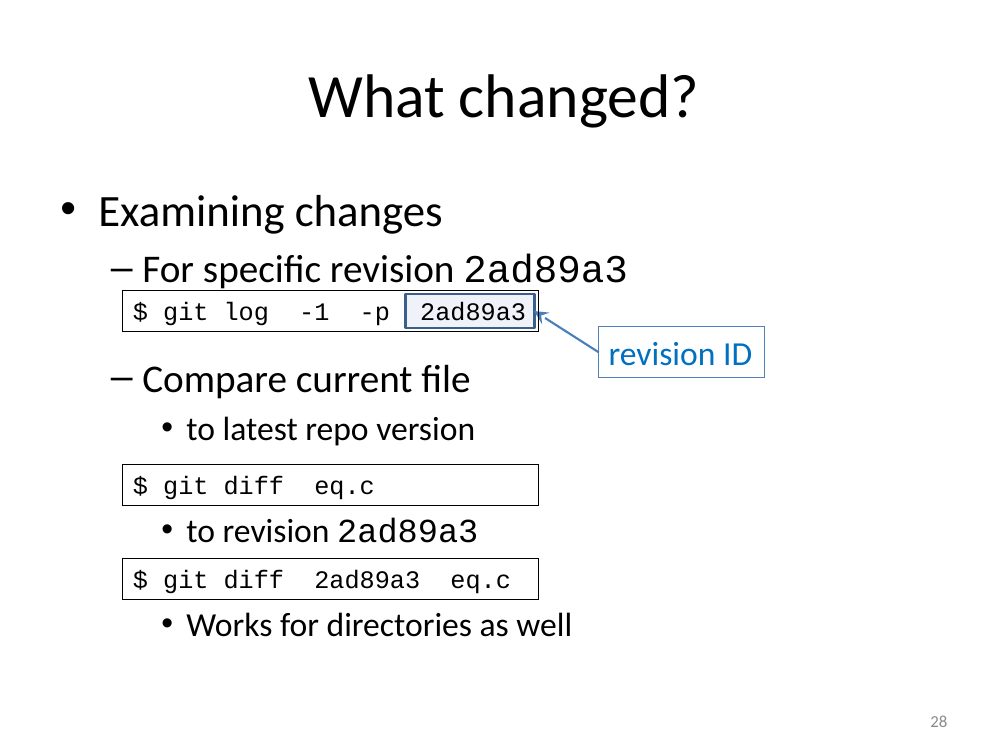
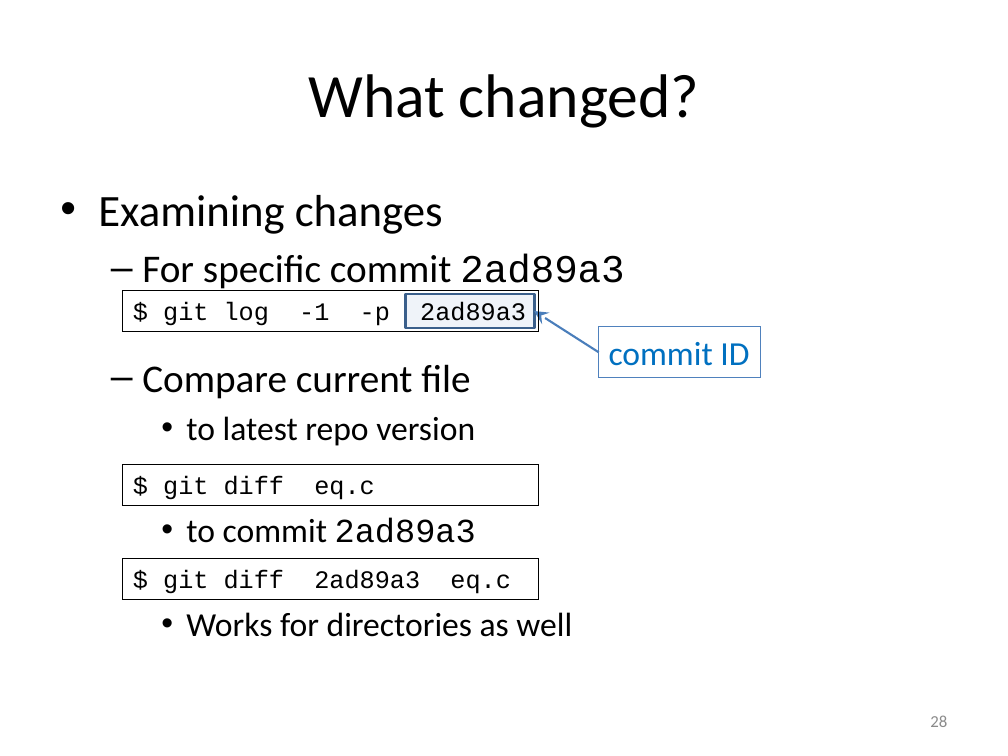
Before and after one commit to gjbex/Version-control-with-git, a slide deck: slide 28 of version_control_git.pptx. Drawn at 1008x756 pixels with LibreOffice and Linux fonts; fonts in the diff are those of the drawing. Boxes give left, top, right and bottom in pixels: in the first picture for what was removed or moved away, otherwise in the second. Text is boxed around its words. In the diff, an @@ line names an element or a change of style, - is before the commit and + after.

Commit message:
Use "commit" rather than "revision"
For consistency, it is better to mostly refer to commits, rather than revisions.

```diff
--- a/version_control_git.pptx
+++ b/version_control_git.pptx
@@ text at (142,254,624,293): text changed @@
-  – For specific revision 2ad89a3
+  – For specific commit 2ad89a3
@@ text in rectangle at (609,342,749,366): text changed @@
-revision ID
+commit ID
@@ text at (186,517,476,543): text changed @@
-    • to revision 2ad89a3
+    • to commit 2ad89a3
```
Also in this commit, not shown: 11 other slides changed.
